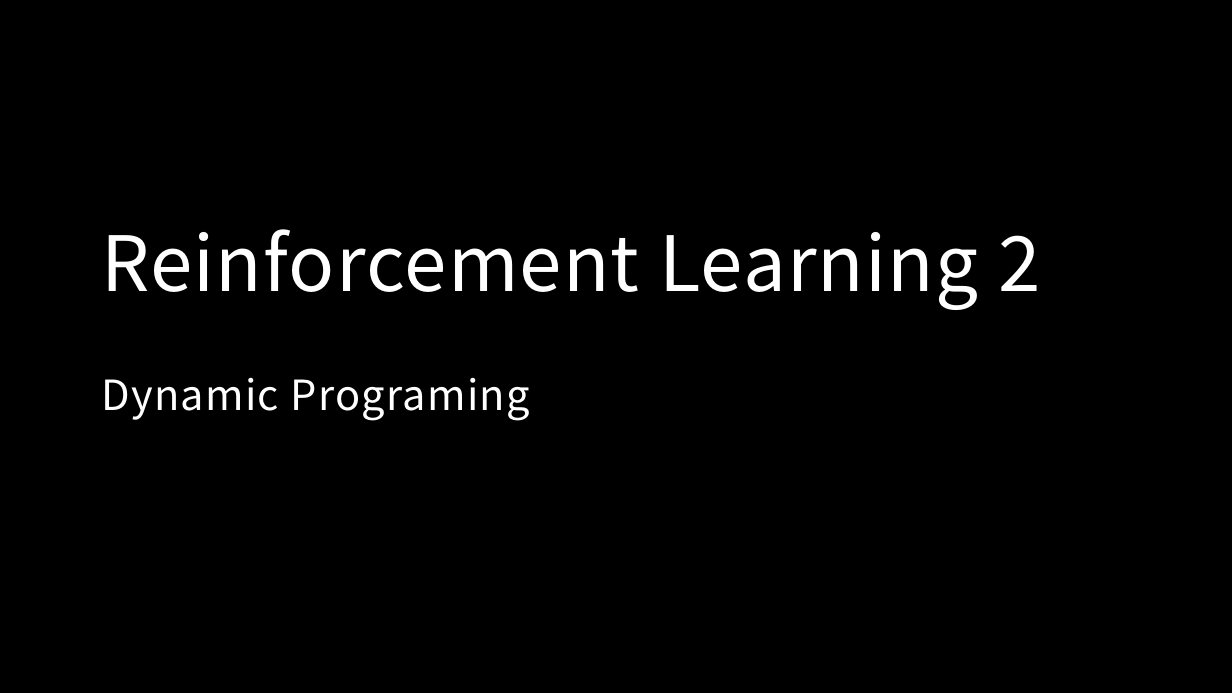
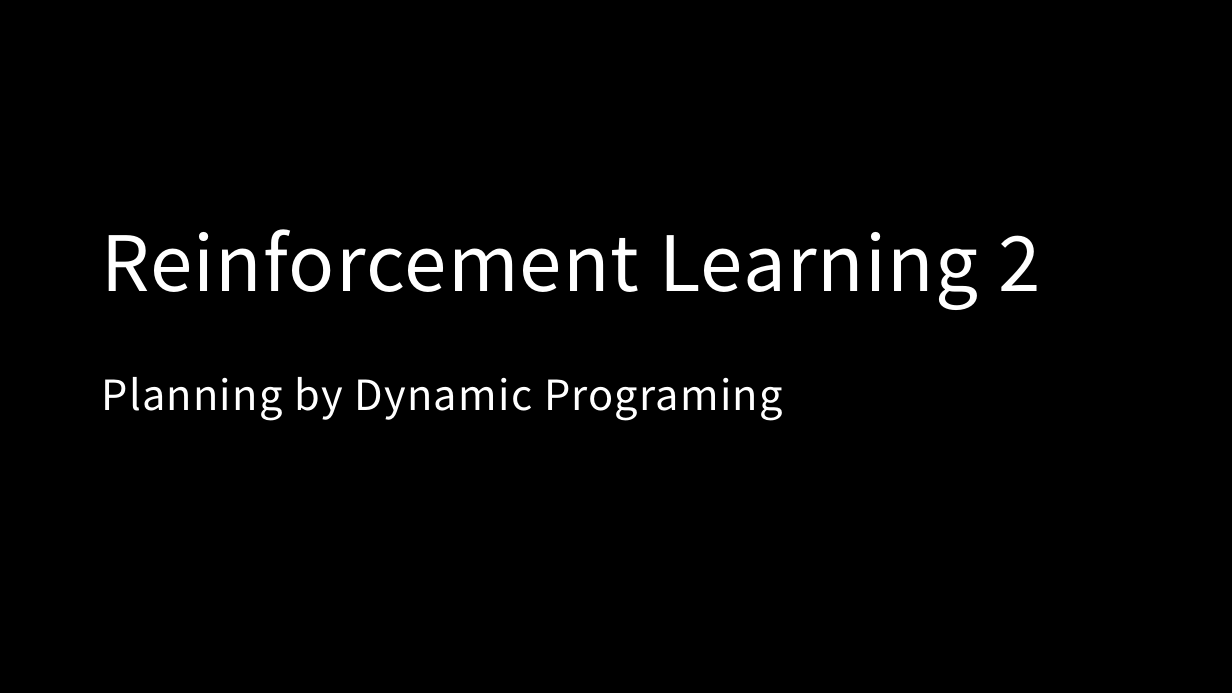
Before and after one commit to MacgyverLin/VintageComputer, a slide deck: slide 1 of Speech/Reinforcement Learning 3.pptx. Drawn at 1232x693 pixels with LibreOffice and Linux fonts; fonts in the diff are those of the drawing; background and template pictures are left out. Boxes give left, top, right and bottom in pixels: in the first picture for what was removed or moved away, otherwise in the second. Text is boxed around its words. In the diff, an @@ line names an element or a change of style, - is before the commit and + after.

```diff
--- a/Speech/Reinforcement Learning 3.pptx
+++ b/Speech/Reinforcement Learning 3.pptx
@@ title at [102,229,1040,421]: text changed; size 59.4 to 32.4 pt @@
-Reinforcement Learning 2
-Dynamic Programing
+Reinforcement Learning 2
+Planning by Dynamic Programing
```
